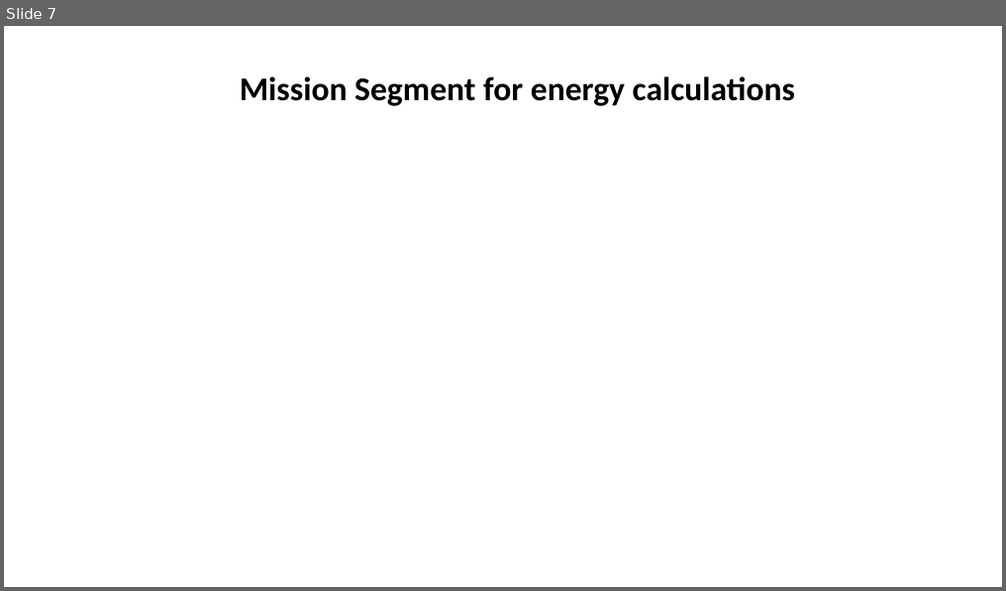
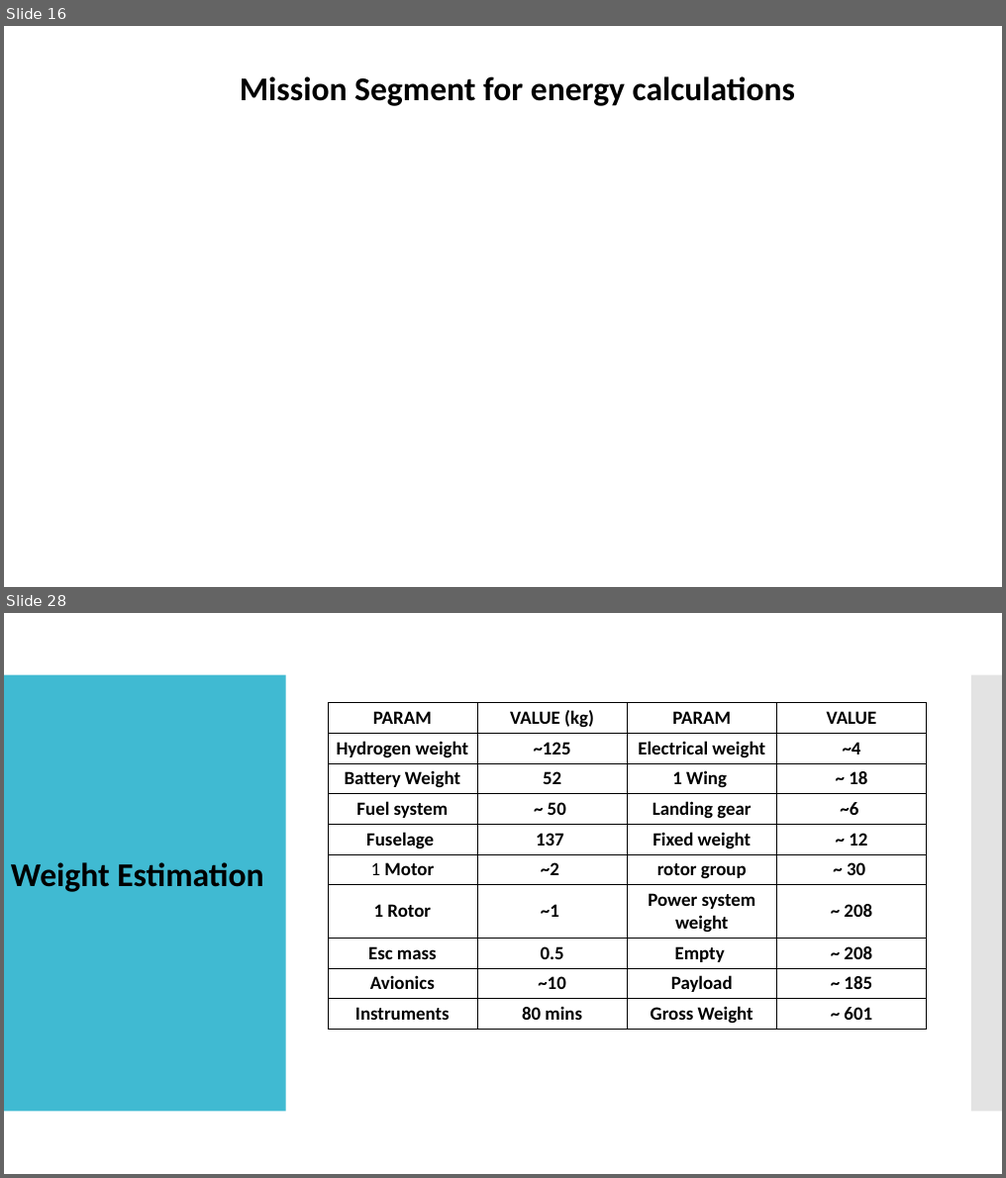
Before and after one commit to s-ritwik/VFS_IIT_KANPUR, a slide deck: BEMT_results/VFS performance validation.pptx. Shown one above the other, each under a label of ours: slide 7 before the commit, slides 16 and 28 after it; the slides between them are not shown. The pictures are 1006x591 and 1006x1178 pixels, drawn with LibreOffice and Linux fonts; fonts in the diff are those of the drawing; background and template pictures are left out. Boxes give left, top, right and bottom in pixels: in the first picture for what was removed or moved away, otherwise in the second. Text is boxed around its words. In the diff, an @@ line names an element or a change of style, - is before the commit and + after.

```diff
--- a/BEMT_results/VFS performance validation.pptx
+++ b/BEMT_results/VFS performance validation.pptx
@@ slide 28 added at (4,613,1002,1174), background #FFFFFF @@
@@ rectangle added at (4,675,286,1112), fill #40BAD2 @@
@@ rectangle added at (971,675,1002,1112), fill #C8C8C8 at 50% opacity @@
@@ table added at (328,703,927,1048), 10 rows, 4 columns @@
+PARAM | VALUE (kg) | PARAM | VALUE
+Hydrogen weight | ~125 | Electrical weight | ~4
+Battery Weight | 52 | 1 Wing | ~ 18
+Fuel system | ~ 50 | Landing gear | ~6
+Fuselage | 137 | Fixed weight | ~ 12
+1 Motor | ~2 | rotor group | ~ 30
+1 Rotor | ~1 | Power system weight | ~ 208
+Esc mass | 0.5 | Empty | ~ 208
+Avionics | ~10 | Payload | ~ 185
+Instruments | 80 mins | Gross Weight | ~ 601
@@ text added at (11,862,263,892), 32 pt, text #000000, bold @@
+Weight Estimation
@@ what was slide 7 is now slide 16 @@
```
Also in this commit, not shown: 3 slides changed, 19 other slides added, 4 slides removed, 3 other files.
